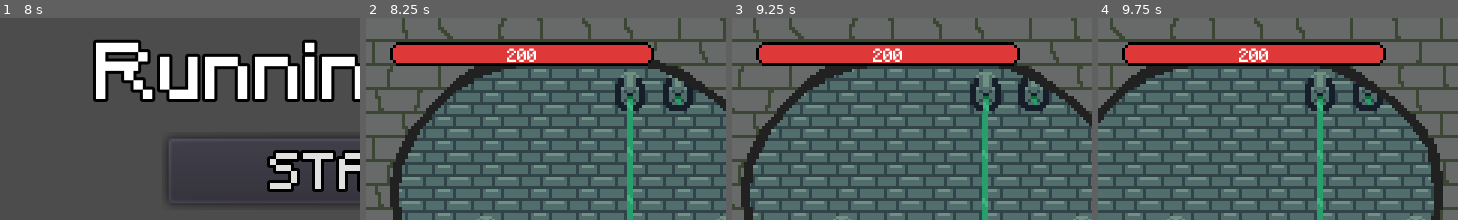
Above: before the commit, frames 1-4 (left to right).
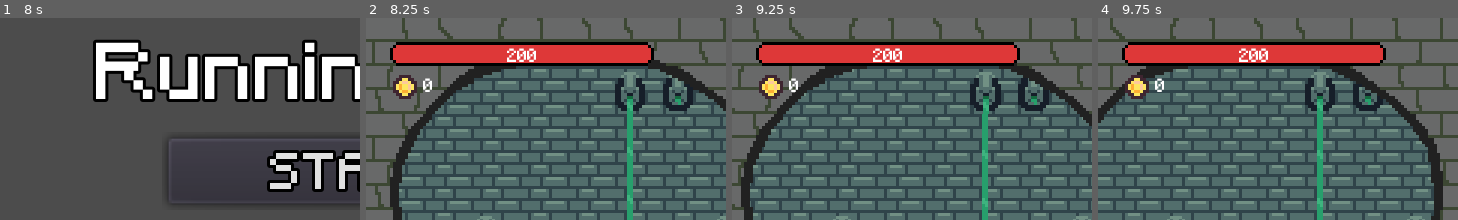
Above: after the commit, the same moments.

Repository: antronomo/RunningHalls
Game: Godot game, scene res://UIs/MenuScene.tscn
Two runs of this game, one before a commit and one after it. Both use one fixed random seed, a clock stepped at 60 frames per second and the inputs below.
Inputs:
- Up to frame 1 (8 s): tap Enter (ui_accept) at 0.5, 1.35, 1.52, 1.82, 2.85, 3.02, 3.32, 4.35, 4.52, 4.82, 5.85, 6.02, 6.32, 7.35, 7.52, 7.82 s; hold Enter (ui_accept) 0.53-1.28 s; hold Enter (ui_accept) 2.03-2.78 s; hold Enter (ui_accept) 3.53-4.28 s; hold Enter (ui_accept) 5.03-5.78 s; hold Enter (ui_accept) 6.53-7.28 s
- Up to frame 2 (8.25 s): click "START" at 8 s
- Up to frame 3 (9.25 s): hold Enter (ui_accept) from 8.78 s (still down)
- Up to frame 4 (9.75 s): release Enter (ui_accept) at 9.53 s; tap Enter (ui_accept) at 9.6 s
The pictures show only the part of the screen within x 0-50%, y 0-50%; the shares and areas given below are measured in that part.

Frame 1 is identical in both runs. In frame 2, 0.8% of the frame differs, in the area x 7-19%, y 28-41%; in frame 3, 0.8%; in frame 4, 0.8%.

Commit message:
Coins: Ahora los enemigos sueltan oro en pantalla.
Otros Cambios:
-2 nuevos scrispts globales,
una para la configuracion y otro para manejar la partida actual
por ahora no funcionan.

-GUI enseña cuantas monedas a conseguido en partida.

-solucionado pequeño bug en el cálculo de daño que descubrir al
forzar situaciones absurdas.

-tareas.txt y ideas.txt actualizados

Diff:
--- /dev/null
+++ b/Auto/Config.gd
@@ -0,0 +1,40 @@
+extends Node
+
+
+const CONFIGFILE = "user://CONFIGFILE.save"
+const DefaultConfig : Dictionary = {
+	"master_volume": 0.5,
+	"music_volume" : 0.5,
+	"sfx_volume" : 0.5,
+}
+
+
+var game_data : Dictionary = {}
+
+
+func _ready() -> void:
+	load_data()
+
+
+func load_data() -> void:
+	var load_file = File.new()
+
+	if !load_file.file_exists(CONFIGFILE):
+		to_default_data()
+
+	load_file.open(CONFIGFILE, File.READ)
+	game_data = load_file.get_var()
+
+	load_file.close()
+
+
+func save_data() -> void:
+	var save_file = File.new()
+	save_file.open(CONFIGFILE, File.WRITE)
+	save_file.store_var(game_data)
+	save_file.close()
+
+
+func to_default_data() -> void:
+	game_data = DefaultConfig.duplicate()
+	save_data()
--- /dev/null
+++ b/Auto/CurrentGame.gd
@@ -0,0 +1,56 @@
+extends Node
+
+
+const SAVEFILE = "user://SAVEFILE.save"
+const CurrentVersion = "0.0.1"
+const DefaultGameData : Dictionary = {
+    "wave" : 0,
+	"player_upgrades" : {
+		"life" : 0,
+		"attack" : 0,
+		"deffense" : 0,
+		"crit_chance" : 0,
+		"crit_dmg" : 0
+	},
+	"artifacts" : {
+		"solt_1" : "",
+		"solt_2" : "",
+		"solt_3" : ""
+	},
+	"game_version" : CurrentVersion
+}
+
+
+var game_data : Dictionary = {}
+var wave : int = 0
+
+
+func _ready() -> void:
+	load_data()
+
+
+func load_data() -> void:
+	var load_file = File.new()
+
+	if !load_file.file_exists(SAVEFILE):
+		to_default_data()
+
+	load_file.open(SAVEFILE, File.READ)
+	game_data = load_file.get_var()
+
+	# if !game_data.has("version") || game_data.version != CurrentVersion:
+	# 	to_default_data()
+
+	load_file.close()
+
+
+func save_data() -> void:
+	var save_file = File.new()
+	save_file.open(SAVEFILE, File.WRITE)
+	save_file.store_var(game_data)
+	save_file.close()
+
+
+func to_default_data() -> void:
+	game_data = DefaultGameData.duplicate()
+	save_data()
--- a/Auto/GLOBALS.gd
+++ b/Auto/GLOBALS.gd
@@ -1,4 +1,31 @@
 extends Node
+
+const coin : PackedScene = preload("res://Components/Coin.tscn")
+
 
 func _ready():
     randomize()
+
+
+# FUNCIONES CON CurrentGame.gd
+func start_new_game():pass
+
+
+func resume_game():pass
+
+
+func finish_current_game():pass
+
+
+# FUNCIONES CON Config.gd
+func save_new_config():pass
+
+
+func set_default_config():pass
+
+
+# OTROS
+
+func _input(event) -> void:
+    if event.is_action_pressed("ui_accept"):
+        OS.window_fullscreen = !OS.window_fullscreen
--- /dev/null
+++ b/Components/Coin.tscn
@@ -0,0 +1,28 @@
+[gd_scene load_steps=4 format=2]
+
+[ext_resource path="res://Assets/img/Coin.png" type="Texture" id=1]
+[ext_resource path="res://Scripts/Coin.gd" type="Script" id=2]
+
+[sub_resource type="Curve" id=1]
+resource_local_to_scene = true
+_data = [ Vector2( 0, 0.768182 ), 0.0, -1.15048, 0, 0, Vector2( 0.244541, 1 ), 0.936818, 0.936818, 0, 0, Vector2( 1, 0.0136364 ), -2.08182, 0.0, 0, 0 ]
+
+[node name="Coin" type="CPUParticles2D"]
+scale = Vector2( 1, 1.00125 )
+emitting = false
+amount = 3
+one_shot = true
+explosiveness = 1.0
+texture = ExtResource( 1 )
+direction = Vector2( 0, -25 )
+gravity = Vector2( 0, 100 )
+initial_velocity = 50.0
+scale_amount_curve = SubResource( 1 )
+script = ExtResource( 2 )
+
+[node name="Timer" type="Timer" parent="."]
+wait_time = 1.5
+one_shot = true
+autostart = true
+
+[connection signal="timeout" from="Timer" to="." method="_on_Timer_timeout"]
--- a/Components/EnemySpawner.tscn
+++ b/Components/EnemySpawner.tscn
@@ -4,8 +4,3 @@
 
 [node name="EnemySpawner" type="Position2D"]
 script = ExtResource( 1 )
-
-[node name="Timer" type="Timer" parent="."]
-wait_time = 5.0
-
-[connection signal="timeout" from="Timer" to="." method="_on_Timer_timeout"]
--- a/Level/Level0.tscn
+++ b/Level/Level0.tscn
@@ -6,6 +6,7 @@
 [ext_resource path="res://Player/Player.tscn" type="PackedScene" id=4]
 [ext_resource path="res://Components/EnemySpawner.tscn" type="PackedScene" id=5]
 [ext_resource path="res://UIs/GameOverUI.tscn" type="PackedScene" id=6]
+[ext_resource path="res://Scripts/LootManager.gd" type="Script" id=7]
 
 [sub_resource type="RectangleShape2D" id=2]
 extents = Vector2( 160, 2.5 )
@@ -105,6 +106,9 @@
 [node name="EnemySpawner" parent="." instance=ExtResource( 5 )]
 position = Vector2( 268, 76 )
 
+[node name="LootManager" type="Node2D" parent="."]
+script = ExtResource( 7 )
+
 [node name="PhysicGround" type="StaticBody2D" parent="."]
 position = Vector2( 159, 103 )
 collision_mask = 0
@@ -147,5 +151,6 @@
 anims/RESET = SubResource( 7 )
 anims/accelerate = SubResource( 8 )
 
+[connection signal="generate_loot" from="EnemySpawner" to="." method="_on_EnemySpawner_generate_loot"]
 [connection signal="body_exited" from="MataSobras5000" to="." method="_on_MataSobras5000_body_exited"]
 [connection signal="value_changed" from="Accelerator" to="." method="_on_Accelerator_value_changed"]
--- /dev/null
+++ b/Scripts/Coin.gd
@@ -0,0 +1,8 @@
+extends CPUParticles2D
+
+
+func _ready() -> void:
+	emitting = true
+
+func _on_Timer_timeout() -> void:
+	queue_free()
--- a/Scripts/CoreComponent.gd
+++ b/Scripts/CoreComponent.gd
@@ -40,16 +40,19 @@
 
 	if randi() % 100 + 1 <= critical_cahnce:
 		dmg += (dmg * critical_damage) / 100.00
-		print('Critical')
+		# print('Critical')
 
 	return dmg
 
 
-func get_hurt(entring_dmg : float) -> float:
+func get_hurt(entring_dmg : float) -> int:
 	#Se que puedo quitar variables del código y retornaría lo mismo, aún no estoy listo para ello
 	# return ((((entring_dmg * 100) / defense) * entring_dmg) / 100) * -1
-	var diff : float =  (entring_dmg * 100) / defense
-	var hurt : float = ((diff * entring_dmg) / 100) * -1
+	var diff : int =  (entring_dmg * 100) / defense
+	var hurt : int = ((diff * entring_dmg) / 100) * -1
+
+	if hurt > 0:
+		hurt = -1
 
 	return hurt
 
--- a/Scripts/Enemy.gd
+++ b/Scripts/Enemy.gd
@@ -5,17 +5,20 @@
 export var my_name : String
 
 
-# onready var core_comp : Area2D = $CoreComponent
 onready var health_bar : HealthBar = get_node('HealthBar')
 
 
 var stats : Dictionary
 
 
+signal died
+
+
 func _ready() -> void:
 	# var giga : int = randi() % 100 + 1
 	# if giga == 1:
 	# 	print('a '+ my_name +' is the chosen one')
+	connect('died', get_node('../'), 'end_wave')
 
 	stats = $CoreComponent.get_stats()
 	if health_bar:
@@ -26,7 +29,7 @@
 
 
 func seeHP(hp : int) -> void:
-	print(my_name + ' life is: ' + str(hp))
+	# print(my_name + ' life is: ' + str(hp))
 
 	health_bar.value = hp
 
@@ -35,4 +38,5 @@
 
 
 func hecking_die() -> void:
+	emit_signal('died', global_position)
 	queue_free()
--- a/Scripts/EnemySpawner.gd
+++ b/Scripts/EnemySpawner.gd
@@ -6,18 +6,18 @@
 const ghost : PackedScene = preload("res://Enemies/Ghost.tscn")
 
 
-onready var timer : Timer = $Timer
+var token : int = 1
+var wave : int = 1
+
+
+signal generate_loot
 
 
 var spawn_list : Array = [
 	[dark_wizard,	1],
-	[humacean	,	2],
-	[ghost		,	3]
+	[humacean	,	5],
+	[ghost		,	7]
 ]
-
-
-var token : int = 1
-var wave : int = 1
 
 
 func buy_enemies() -> Array:
@@ -29,16 +29,16 @@
 		while spawn_list[num][1] > token:
 			num -= 1
 
-			if token<=0:
+			if token <= 0:
 				# print('woa romper')
 				break
 
 		token -= spawn_list[num][1]
-		print(str(token))
+		# print(str(token))
 		list.insert(list.size(), spawn_list[num][0])
 
 	list.sort()
-	print(str(list))
+	# print(str(list))
 	return list
 
 
@@ -46,21 +46,24 @@
 	var last_enemy : RigidBody2D
 	var list : Array = buy_enemies()
 
+	print('invocando ' + str(list.size()) + ' malos malosos.')
+
 	for i in list:
 		var new_enemy : RigidBody2D = i.instance()
 
 		if last_enemy != null:
 			if new_enemy.my_name != last_enemy.my_name:
-				yield(get_tree().create_timer(1.0), 'timeout')
+				yield(get_tree().create_timer(1.0), 'timeout') # Si dejo tiempos mas grandes, podría hacerlo pasar por oleadas
 			else:
-				yield(get_tree().create_timer(randi() % (3 + 2) /10.0 ), 'timeout')
+				yield(get_tree().create_timer(randi() % (30 + 20) / 100.0 ), 'timeout')
 
 		add_child(new_enemy)
 		last_enemy = new_enemy
 
 
-func token_manager() -> void:
-	var a : int = 0
+# No quiero que repita la suseción cada vez que quiera tener un número de tokens, igual debería guardar los numeros anteriores y simplemente devolver el siguiente
+func token_manager() -> void: # Simulacion de fibonacci
+	var a : int = 1
 	var b : int = 1
 	var return_a : bool = true
 
@@ -69,7 +72,7 @@
 			a += b
 			return_a = !return_a
 		else:
-			b +=a
+			b += a
 			return_a = !return_a
 
 	if return_a:
@@ -77,24 +80,19 @@
 	else:
 		token = b
 
+	print('oleada: ' + str(wave))
 	print('token aviable: ' + str(token))
 
-func start_timer() -> void:
-	if timer.is_stopped():
+
+func end_wave(enemy_position : Vector2) -> void: # Llamado cuando un hijo 'muere'
+	yield(get_tree().create_timer(0.01), 'timeout') # Si lo borras/comentas, da error
+
+	emit_signal("generate_loot", enemy_position)
+
+	if get_child_count() == 0:
+		wave += 1
+		token_manager()
 		spawn_enemies()
-
-	timer.start()
-
-
-func stop_timer() -> void:
-	timer.stop()
-
-
-func _on_Timer_timeout() -> void:
-	wave += 1
-	token_manager()
-	spawn_enemies()
-
 
 """
 Lo que quiero conseguir es lo siguiente:
--- a/Scripts/GUI.gd
+++ b/Scripts/GUI.gd
@@ -1,8 +1,16 @@
 extends Control
 
 
-onready var health_bar : TextureProgress = $MarginContainer/HealthBar
-onready var health_label : Label = $MarginContainer/Label
+onready var health_bar : TextureProgress = $HealthBarContainer/HealthBar
+onready var health_label : Label = $HealthBarContainer/Label
+onready var coin_label : Label = $CurrencyContainer/Label
+
+
+var loot : int = 0
+
+
+func _ready() -> void:
+	coin_label.text = str(loot)
 
 
 func first_call(maxHP : int) -> void:
@@ -17,6 +25,11 @@
 	health_label.text = str(newHP)
 
 
+func add_loot(add_loot : int) -> void:
+	loot += add_loot
+	coin_label.text = str(loot)
+
+
 """
 He perdido como 30 minutos porque no podía llamar la función 'first_call',
 resulta que no asigné el script a la escena GUI.tscn jajaja
--- a/Scripts/Level0.gd
+++ b/Scripts/Level0.gd
@@ -1,11 +1,14 @@
 extends Node2D
 class_name Level
+
 
 onready var physic_ground = $PhysicGround
 onready var setterparallaxGround : ParallaxBackground = $SetterParallaxBackground
 onready var enemySpawner : Position2D = $EnemySpawner
 onready var finishing : bool = false
 onready var enemy_spawner : Position2D = $EnemySpawner
+onready var loot_manager : Node2D = $LootManager
+onready var gui : Control = $GUI
 
 
 var ground_speed : int = -30
@@ -16,9 +19,9 @@
 
 	physic_ground.constant_linear_velocity.x = ground_speed
 
-	$GUI.first_call($Player/CoreComponent.get_stats().life)
+	gui.first_call($Player/CoreComponent.get_stats().life)
 
-	enemy_spawner.start_timer()
+	enemy_spawner.spawn_enemies()
 
 
 func _on_MataSobras5000_body_exited(body : Node) -> void:
@@ -35,9 +38,14 @@
 
 	$Accelerator/AnimationPlayer.play_backwards('accelerate')
 
-	enemy_spawner.stop_timer()
+
+func _on_Accelerator_value_changed(value : float) -> void:
+	physic_ground.constant_linear_velocity.x = ground_speed * value
+	setterparallaxGround.get_child(0).set_paraspeed(ground_speed * value)
 
 
-func _on_Accelerator_value_changed(value:float) -> void:
-	physic_ground.constant_linear_velocity.x = ground_speed * value
-	setterparallaxGround.get_child(0).set_paraspeed(ground_speed * value)
+func _on_EnemySpawner_generate_loot(loot_position : Vector2) -> void:
+	var loot_quantity : int = randi() % 5 + 1
+	loot_manager.generate_loot(loot_position, loot_quantity)
+
+	gui.add_loot(loot_quantity)
--- /dev/null
+++ b/Scripts/LootManager.gd
@@ -0,0 +1,8 @@
+extends Node2D
+
+
+func generate_loot(loot_position : Vector2, quantity : int) -> void:
+	var coin : = Globals.coin.instance()
+	coin.amount = quantity
+	coin.position = loot_position
+	add_child(coin)
--- a/UIs/GUI.tscn
+++ b/UIs/GUI.tscn
@@ -1,15 +1,16 @@
-[gd_scene load_steps=4 format=2]
+[gd_scene load_steps=5 format=2]
 
 [ext_resource path="res://Scripts/GUI.gd" type="Script" id=1]
 [ext_resource path="res://Components/HealthBar.tscn" type="PackedScene" id=2]
 [ext_resource path="res://Assets/DynamicFonts/MineTTF_8_whtie.tres" type="DynamicFont" id=3]
+[ext_resource path="res://Assets/img/Coin.png" type="Texture" id=4]
 
 [node name="GUI" type="Control"]
 anchor_right = 1.0
 anchor_bottom = 1.0
 script = ExtResource( 1 )
 
-[node name="MarginContainer" type="MarginContainer" parent="."]
+[node name="HealthBarContainer" type="MarginContainer" parent="."]
 margin_left = 8.0
 margin_top = 8.0
 margin_right = 96.0
@@ -17,11 +18,11 @@
 size_flags_horizontal = 0
 size_flags_vertical = 0
 
-[node name="HealthBar" parent="MarginContainer" instance=ExtResource( 2 )]
+[node name="HealthBar" parent="HealthBarContainer" instance=ExtResource( 2 )]
 margin_right = 88.0
 margin_bottom = 8.0
 
-[node name="Label" type="Label" parent="MarginContainer"]
+[node name="Label" type="Label" parent="HealthBarContainer"]
 margin_right = 88.0
 margin_bottom = 8.0
 size_flags_vertical = 5
@@ -29,3 +30,32 @@
 text = "0"
 align = 1
 valign = 2
+
+[node name="CurrencyContainer" type="Control" parent="."]
+margin_left = 19.0
+margin_top = 20.0
+margin_right = 31.0
+margin_bottom = 27.0
+size_flags_horizontal = 15
+size_flags_vertical = 15
+
+[node name="Sprite" type="Sprite" parent="CurrencyContainer"]
+position = Vector2( -6, 3 )
+texture = ExtResource( 4 )
+
+[node name="Label" type="Label" parent="CurrencyContainer"]
+margin_right = 3.0
+margin_bottom = 7.0
+custom_fonts/font = ExtResource( 3 )
+text = "0"
+align = 1
+valign = 1
+
+[node name="DopadoTXT" type="Label" parent="."]
+visible = false
+margin_left = 2.0
+margin_top = 75.0
+margin_right = 84.0
+margin_bottom = 89.0
+custom_fonts/font = ExtResource( 3 )
+text = "Estoy dopado por dinamismo"
--- a/project.godot
+++ b/project.godot
@@ -50,15 +50,17 @@
 
 [autoload]
 
+Config="res://Auto/Config.gd"
 Globals="*res://Auto/GLOBALS.gd"
+CurrentGame="res://Auto/CurrentGame.gd"
 
 [display]
 
 window/size/width=240
 window/size/height=135
 window/size/resizable=false
-window/size/test_width=1280
-window/size/test_height=720
+window/size/test_width=960
+window/size/test_height=540
 window/stretch/mode="2d"
 window/stretch/aspect="keep"
 
Binary file added: Assets/img/Coin.png
Not shown, added: Assets/img/Coin.png.import
Not shown, changed: Ideas.txt
Not shown: 1 places in Level/Level0.tscn that only renumber resources
Not shown, changed: Tareas.txt
